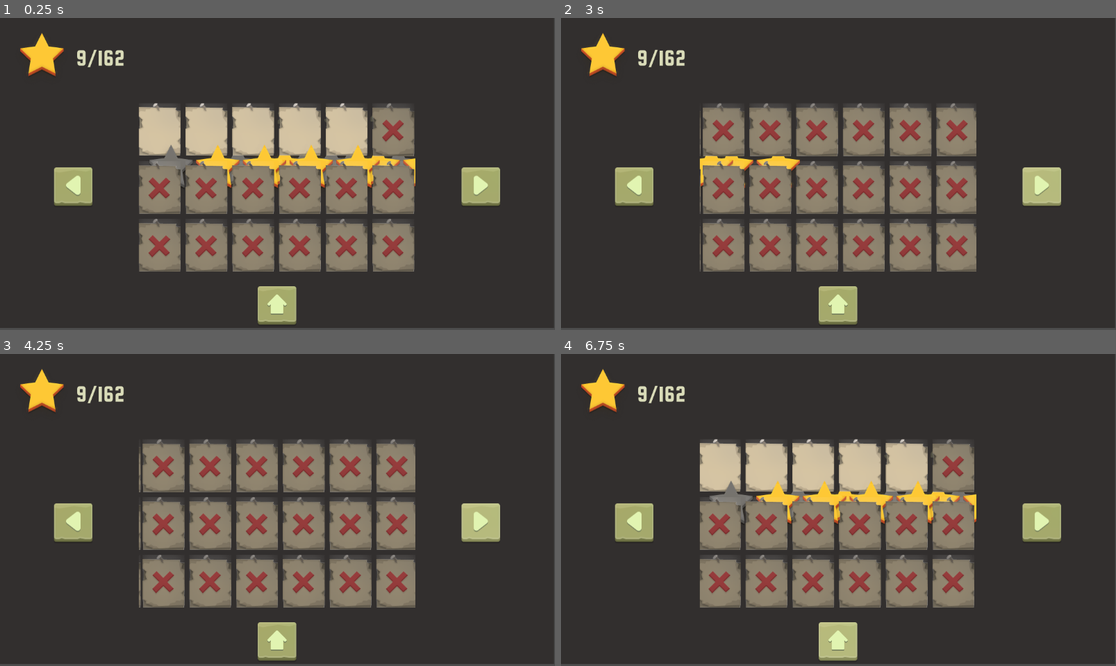
Above: before the commit, frames 1-4 (two rows, left to right).
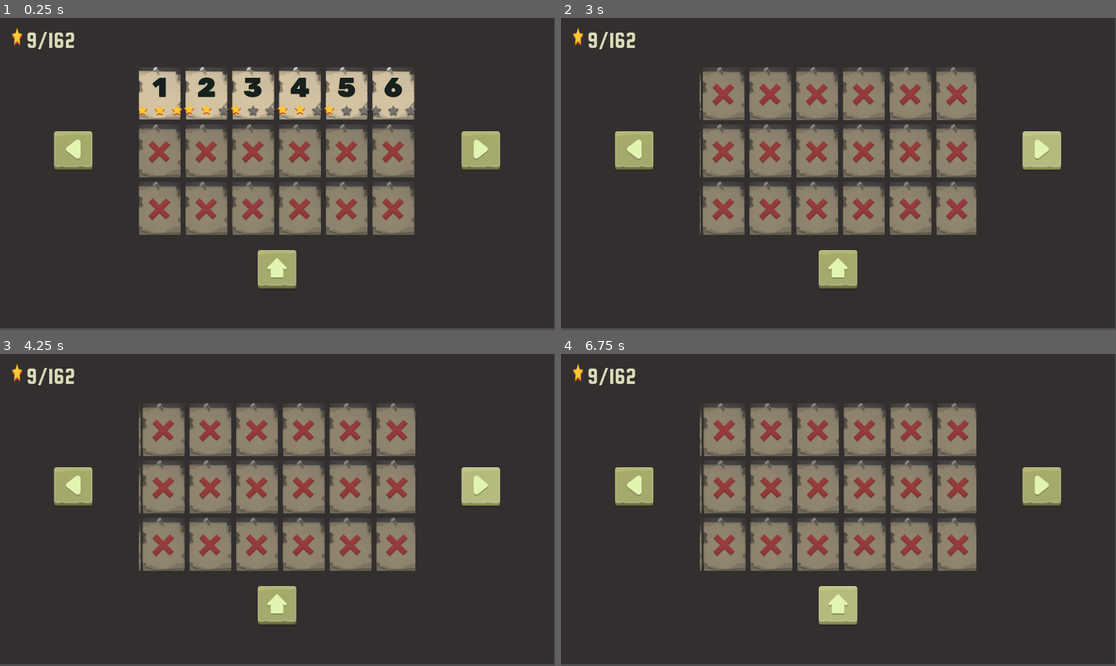
Above: after the commit, the same moments.

Repository: Escape-Game-Jam-2024/Grid-City
Game: Godot game, scene res://scenes/LevelMenu/LevelScreen.tscn
Same seed, same stepped clock (60 frames per second), same inputs: the game is played once before the commit and once after it.
Inputs (mouse positions are in pixels of both pictures, inside the frame that each line leads up to; where the layout moved, square brackets give the same spot in the first picture):
- Up to frame 1 (0.25 s): no input
- Up to frame 2 (3 s): click (721, 92) at 0.5 s, where only the run after the commit has a clickable "1"; click (766, 92) at 1.25 s, where only the run after the commit has a clickable "2"; click (816, 92) at 2 s, where only the run after the commit has a clickable "3"; click (1043, 152) [1043, 186] at 2.75 s
- Up to frame 3 (4.25 s): click (482, 488) [482, 522] at 3.5 s
- Up to frame 4 (6.75 s): click (838, 606) [838, 641] at 4.25 s; click (838, 606) [838, 641] at 5 s; click (1043, 488) [1043, 522] at 5.75 s; click (838, 606) [838, 641] at 6.5 s

The runs differ from the first frame. In frame 1, 29% of the frame differs, in the area x 2-91%, y 3-99%; in frame 2, 26%; in frame 3, 26%; in frame 4, 31%.

Commit message:
getting there

Diff:
--- /dev/null
+++ b/assets/gui/Star/Active.svg
@@ -0,0 +1,64 @@
+<svg width="134" height="127" viewBox="0 0 134 127" fill="none" xmlns="http://www.w3.org/2000/svg">
+<g id="Star/Active">
+<g id="Group">
+<g id="Group_2">
+<g id="Union" filter="url(#filter0_di_462_13700)">
+<path d="M80.9394 47.7434L67.0627 20.2875L53.1861 47.7434L37.1204 50.023V43.1532L22 43V49L44 70L40.8975 93.6276L38.9998 95V101L67.0627 87L95 101L94.9998 95L93.1053 93.6572L90 70L112 49V43L97.0051 43.1532V50.023L80.9394 47.7434Z" fill="#DF572B"/>
+</g>
+<g id="Star" filter="url(#filter1_dii_462_13700)">
+<path d="M67 11L81 39L112 43L90 64L95 95L67 81L39 95L44 64L22 43L53 39L67 11Z" fill="#FEC835"/>
+</g>
+</g>
+<g id="Intersect" style="mix-blend-mode:multiply" opacity="0.3">
+<path fill-rule="evenodd" clip-rule="evenodd" d="M27.5052 48.2548L22 42.9999L39.9936 40.6781L39.1723 42.3194H36.5304L33.8884 44.9594L31.2464 44.2994L27.9439 44.9594V46.9394L27.5052 48.2548Z" fill="#FEC835"/>
+</g>
+<g id="Intersect_2" style="mix-blend-mode:multiply" opacity="0.3">
+<path fill-rule="evenodd" clip-rule="evenodd" d="M70.3059 17.6123L68.8936 18.2026L66.2771 16.8709L63.6096 18.2026H63.3984L66.9997 11L70.3059 17.6123Z" fill="#FEC835"/>
+</g>
+<g id="Intersect_3" style="mix-blend-mode:multiply" opacity="0.3">
+<path fill-rule="evenodd" clip-rule="evenodd" d="M94.1389 89.6606L95.0001 95.0001L82.2793 88.6397L83.7692 87.4724L86.1571 88.6021L89.6755 87.3457L91.7807 89.0719L94.1389 89.6606Z" fill="#FEC835"/>
+</g>
+<g id="Intersect_4" style="mix-blend-mode:multiply" opacity="0.3">
+<path fill-rule="evenodd" clip-rule="evenodd" d="M103.653 41.923L112 43L98.1798 56.1923L98.1367 56.0194L100.144 54.3026L100.433 50.5803L102.869 49.3648L104.948 46.7174L103.66 45.2132L102.873 43.2799C103.103 42.8783 103.368 42.4181 103.653 41.923Z" fill="#FEC835"/>
+</g>
+</g>
+</g>
+<defs>
+<filter id="filter0_di_462_13700" x="22" y="18.7875" width="90" height="85.2125" filterUnits="userSpaceOnUse" color-interpolation-filters="sRGB">
+<feFlood flood-opacity="0" result="BackgroundImageFix"/>
+<feColorMatrix in="SourceAlpha" type="matrix" values="0 0 0 0 0 0 0 0 0 0 0 0 0 0 0 0 0 0 127 0" result="hardAlpha"/>
+<feOffset dy="3"/>
+<feComposite in2="hardAlpha" operator="out"/>
+<feColorMatrix type="matrix" values="0 0 0 0 0 0 0 0 0 0 0 0 0 0 0 0 0 0 0.2 0"/>
+<feBlend mode="normal" in2="BackgroundImageFix" result="effect1_dropShadow_462_13700"/>
+<feBlend mode="normal" in="SourceGraphic" in2="effect1_dropShadow_462_13700" result="shape"/>
+<feColorMatrix in="SourceAlpha" type="matrix" values="0 0 0 0 0 0 0 0 0 0 0 0 0 0 0 0 0 0 127 0" result="hardAlpha"/>
+<feOffset dy="-1.5"/>
+<feGaussianBlur stdDeviation="2.5"/>
+<feComposite in2="hardAlpha" operator="arithmetic" k2="-1" k3="1"/>
+<feColorMatrix type="matrix" values="0 0 0 0 0 0 0 0 0 0 0 0 0 0 0 0 0 0 0.3 0"/>
+<feBlend mode="normal" in2="shape" result="effect2_innerShadow_462_13700"/>
+</filter>
+<filter id="filter1_dii_462_13700" x="0.666666" y="0.333333" width="132.667" height="126.667" filterUnits="userSpaceOnUse" color-interpolation-filters="sRGB">
+<feFlood flood-opacity="0" result="BackgroundImageFix"/>
+<feColorMatrix in="SourceAlpha" type="matrix" values="0 0 0 0 0 0 0 0 0 0 0 0 0 0 0 0 0 0 127 0" result="hardAlpha"/>
+<feOffset dy="10.6667"/>
+<feGaussianBlur stdDeviation="10.6667"/>
+<feColorMatrix type="matrix" values="0 0 0 0 0.199216 0 0 0 0 0.156863 0 0 0 0 0.0415686 0 0 0 0.2295 0"/>
+<feBlend mode="normal" in2="BackgroundImageFix" result="effect1_dropShadow_462_13700"/>
+<feBlend mode="normal" in="SourceGraphic" in2="effect1_dropShadow_462_13700" result="shape"/>
+<feColorMatrix in="SourceAlpha" type="matrix" values="0 0 0 0 0 0 0 0 0 0 0 0 0 0 0 0 0 0 127 0" result="hardAlpha"/>
+<feOffset dy="3.24741"/>
+<feGaussianBlur stdDeviation="1.6237"/>
+<feComposite in2="hardAlpha" operator="arithmetic" k2="-1" k3="1"/>
+<feColorMatrix type="matrix" values="0 0 0 0 1 0 0 0 0 0.829608 0 0 0 0 0.219846 0 0 0 1 0"/>
+<feBlend mode="normal" in2="shape" result="effect2_innerShadow_462_13700"/>
+<feColorMatrix in="SourceAlpha" type="matrix" values="0 0 0 0 0 0 0 0 0 0 0 0 0 0 0 0 0 0 127 0" result="hardAlpha"/>
+<feOffset dy="-3.24741"/>
+<feGaussianBlur stdDeviation="1.6237"/>
+<feComposite in2="hardAlpha" operator="arithmetic" k2="-1" k3="1"/>
+<feColorMatrix type="matrix" values="0 0 0 0 0.924174 0 0 0 0 0.727696 0 0 0 0 0.192839 0 0 0 1 0"/>
+<feBlend mode="normal" in2="effect2_innerShadow_462_13700" result="effect3_innerShadow_462_13700"/>
+</filter>
+</defs>
+</svg>
--- /dev/null
+++ b/assets/gui/Star/Unactive.svg
@@ -0,0 +1,96 @@
+<svg width="134" height="127" viewBox="0 0 134 127" fill="none" xmlns="http://www.w3.org/2000/svg">
+<g id="Star/Unactive">
+<g id="Group">
+<g id="Group_2">
+<g id="Group_3">
+<g id="Union" filter="url(#filter0_di_462_13699)">
+<path d="M80.9394 47.7434L67.0627 20.2875L53.1861 47.7434L37.1204 50.023V43.1532L22 43V49L44 70L40.8975 93.6276L38.9998 95V101L67.0627 87L95 101L94.9998 95L93.1053 93.6572L90 70L112 49V43L97.0051 43.1532V50.023L80.9394 47.7434Z" fill="#DF572B"/>
+</g>
+<g id="Star" filter="url(#filter1_dii_462_13699)">
+<path d="M67 11L81 39L112 43L90 64L95 95L67 81L39 95L44 64L22 43L53 39L67 11Z" fill="#FEC835"/>
+</g>
+</g>
+<g id="Intersect" style="mix-blend-mode:multiply" opacity="0.3">
+<path fill-rule="evenodd" clip-rule="evenodd" d="M27.5052 48.2548L22 42.9999L39.9936 40.6781L39.1723 42.3194H36.5304L33.8884 44.9594L31.2464 44.2994L27.9439 44.9594V46.9394L27.5052 48.2548Z" fill="#FEC835"/>
+</g>
+<g id="Intersect_2" style="mix-blend-mode:multiply" opacity="0.3">
+<path fill-rule="evenodd" clip-rule="evenodd" d="M70.3059 17.6123L68.8936 18.2026L66.2771 16.8709L63.6096 18.2026H63.3984L66.9997 11L70.3059 17.6123Z" fill="#FEC835"/>
+</g>
+<g id="Intersect_3" style="mix-blend-mode:multiply" opacity="0.3">
+<path fill-rule="evenodd" clip-rule="evenodd" d="M94.1389 89.6606L95.0001 95.0001L82.2793 88.6397L83.7692 87.4724L86.1571 88.6021L89.6755 87.3457L91.7807 89.0719L94.1389 89.6606Z" fill="#FEC835"/>
+</g>
+<g id="Intersect_4" style="mix-blend-mode:multiply" opacity="0.3">
+<path fill-rule="evenodd" clip-rule="evenodd" d="M103.653 41.923L112 43L98.1798 56.1923L98.1367 56.0194L100.144 54.3026L100.433 50.5803L102.869 49.3648L104.948 46.7174L103.66 45.2132L102.873 43.2799C103.103 42.8783 103.368 42.4181 103.653 41.923Z" fill="#FEC835"/>
+</g>
+</g>
+<g id="Union_2" style="mix-blend-mode:color" filter="url(#filter2_d_462_13699)">
+<path fill-rule="evenodd" clip-rule="evenodd" d="M81 39L67 11L53 39L22 43V49L43.1614 69.1995L39 94.9999L39 95H38.9998V101L67.0627 87L95 101L94.9998 95H95L90.8386 69.1995L112 49V43L81 39Z" fill="url(#paint0_radial_462_13699)" shape-rendering="crispEdges"/>
+</g>
+<g id="Union_3" style="mix-blend-mode:darken" opacity="0.6" filter="url(#filter3_d_462_13699)">
+<path fill-rule="evenodd" clip-rule="evenodd" d="M81 39L67 11L53 39L22 43V49L43.1614 69.1995L39 94.9999L39 95H38.9998V101L67.0627 87L95 101L94.9998 95H95L90.8386 69.1995L112 49V43L81 39Z" fill="#3E3B37"/>
+</g>
+</g>
+</g>
+<defs>
+<filter id="filter0_di_462_13699" x="22" y="18.7875" width="90" height="85.2125" filterUnits="userSpaceOnUse" color-interpolation-filters="sRGB">
+<feFlood flood-opacity="0" result="BackgroundImageFix"/>
+<feColorMatrix in="SourceAlpha" type="matrix" values="0 0 0 0 0 0 0 0 0 0 0 0 0 0 0 0 0 0 127 0" result="hardAlpha"/>
+<feOffset dy="3"/>
+<feComposite in2="hardAlpha" operator="out"/>
+<feColorMatrix type="matrix" values="0 0 0 0 0 0 0 0 0 0 0 0 0 0 0 0 0 0 0.2 0"/>
+<feBlend mode="normal" in2="BackgroundImageFix" result="effect1_dropShadow_462_13699"/>
+<feBlend mode="normal" in="SourceGraphic" in2="effect1_dropShadow_462_13699" result="shape"/>
+<feColorMatrix in="SourceAlpha" type="matrix" values="0 0 0 0 0 0 0 0 0 0 0 0 0 0 0 0 0 0 127 0" result="hardAlpha"/>
+<feOffset dy="-1.5"/>
+<feGaussianBlur stdDeviation="2.5"/>
+<feComposite in2="hardAlpha" operator="arithmetic" k2="-1" k3="1"/>
+<feColorMatrix type="matrix" values="0 0 0 0 0 0 0 0 0 0 0 0 0 0 0 0 0 0 0.3 0"/>
+<feBlend mode="normal" in2="shape" result="effect2_innerShadow_462_13699"/>
+</filter>
+<filter id="filter1_dii_462_13699" x="0.666666" y="0.333333" width="132.667" height="126.667" filterUnits="userSpaceOnUse" color-interpolation-filters="sRGB">
+<feFlood flood-opacity="0" result="BackgroundImageFix"/>
+<feColorMatrix in="SourceAlpha" type="matrix" values="0 0 0 0 0 0 0 0 0 0 0 0 0 0 0 0 0 0 127 0" result="hardAlpha"/>
+<feOffset dy="10.6667"/>
+<feGaussianBlur stdDeviation="10.6667"/>
+<feColorMatrix type="matrix" values="0 0 0 0 0.199216 0 0 0 0 0.156863 0 0 0 0 0.0415686 0 0 0 0.2295 0"/>
+<feBlend mode="normal" in2="BackgroundImageFix" result="effect1_dropShadow_462_13699"/>
+<feBlend mode="normal" in="SourceGraphic" in2="effect1_dropShadow_462_13699" result="shape"/>
+<feColorMatrix in="SourceAlpha" type="matrix" values="0 0 0 0 0 0 0 0 0 0 0 0 0 0 0 0 0 0 127 0" result="hardAlpha"/>
+<feOffset dy="3.24741"/>
+<feGaussianBlur stdDeviation="1.6237"/>
+<feComposite in2="hardAlpha" operator="arithmetic" k2="-1" k3="1"/>
+<feColorMatrix type="matrix" values="0 0 0 0 1 0 0 0 0 0.829608 0 0 0 0 0.219846 0 0 0 1 0"/>
+<feBlend mode="normal" in2="shape" result="effect2_innerShadow_462_13699"/>
+<feColorMatrix in="SourceAlpha" type="matrix" values="0 0 0 0 0 0 0 0 0 0 0 0 0 0 0 0 0 0 127 0" result="hardAlpha"/>
+<feOffset dy="-3.24741"/>
+<feGaussianBlur stdDeviation="1.6237"/>
+<feComposite in2="hardAlpha" operator="arithmetic" k2="-1" k3="1"/>
+<feColorMatrix type="matrix" values="0 0 0 0 0.924174 0 0 0 0 0.727696 0 0 0 0 0.192839 0 0 0 1 0"/>
+<feBlend mode="normal" in2="effect2_innerShadow_462_13699" result="effect3_innerShadow_462_13699"/>
+</filter>
+<filter id="filter2_d_462_13699" x="18" y="9" width="98" height="98" filterUnits="userSpaceOnUse" color-interpolation-filters="sRGB">
+<feFlood flood-opacity="0" result="BackgroundImageFix"/>
+<feColorMatrix in="SourceAlpha" type="matrix" values="0 0 0 0 0 0 0 0 0 0 0 0 0 0 0 0 0 0 127 0" result="hardAlpha"/>
+<feOffset dy="2"/>
+<feGaussianBlur stdDeviation="2"/>
+<feComposite in2="hardAlpha" operator="out"/>
+<feColorMatrix type="matrix" values="0 0 0 0 0 0 0 0 0 0 0 0 0 0 0 0 0 0 0.25 0"/>
+<feBlend mode="normal" in2="BackgroundImageFix" result="effect1_dropShadow_462_13699"/>
+<feBlend mode="normal" in="SourceGraphic" in2="effect1_dropShadow_462_13699" result="shape"/>
+</filter>
+<filter id="filter3_d_462_13699" x="18" y="9" width="98" height="98" filterUnits="userSpaceOnUse" color-interpolation-filters="sRGB">
+<feFlood flood-opacity="0" result="BackgroundImageFix"/>
+<feColorMatrix in="SourceAlpha" type="matrix" values="0 0 0 0 0 0 0 0 0 0 0 0 0 0 0 0 0 0 127 0" result="hardAlpha"/>
+<feOffset dy="2"/>
+<feGaussianBlur stdDeviation="2"/>
+<feComposite in2="hardAlpha" operator="out"/>
+<feColorMatrix type="matrix" values="0 0 0 0 0 0 0 0 0 0 0 0 0 0 0 0 0 0 0.25 0"/>
+<feBlend mode="normal" in2="BackgroundImageFix" result="effect1_dropShadow_462_13699"/>
+<feBlend mode="normal" in="SourceGraphic" in2="effect1_dropShadow_462_13699" result="shape"/>
+</filter>
+<radialGradient id="paint0_radial_462_13699" cx="0" cy="0" r="1" gradientUnits="userSpaceOnUse" gradientTransform="translate(67 56) rotate(90) scale(45)">
+<stop stop-color="#0A0A0A" stop-opacity="0.91"/>
+<stop offset="1" stop-color="#0A0A0A"/>
+</radialGradient>
+</defs>
+</svg>
--- a/scenes/LevelMenu/levelBox.tscn
+++ b/scenes/LevelMenu/levelBox.tscn
@@ -1,36 +1,44 @@
-[gd_scene load_steps=6 format=3 uid="uid://bishkhguvrqql"]
+[gd_scene load_steps=7 format=3 uid="uid://coy3qum8136og"]
 
 [ext_resource type="Script" path="res://scripts/LevelMenu/levelBox.gd" id="1_ep3dg"]
 [ext_resource type="FontFile" uid="uid://bbetws86nfi02" path="res://assets/fonts/rubik/Rubik-Black.ttf" id="2_87oco"]
+[ext_resource type="Texture2D" uid="uid://ltp42yenco57" path="res://assets/gui/Level/Button/Locked.png" id="2_e11qe"]
 [ext_resource type="Texture2D" uid="uid://dckamu805k5i6" path="res://assets/gui/Level/Button/Dummy.png" id="2_vxbwv"]
 [ext_resource type="PackedScene" uid="uid://bbemddlera173" path="res://scenes/LevelMenu/starBar.tscn" id="4_umw1c"]
 
-[sub_resource type="LabelSettings" id="LabelSettings_tvnaw"]
+[sub_resource type="LabelSettings" id="LabelSettings_2esnd"]
 font = ExtResource("2_87oco")
-font_size = 45
-font_color = Color(0.309804, 0.301961, 0.254902, 1)
+font_size = 56
+font_color = Color(0.0862745, 0.12549, 0.113725, 1)
 
-[node name="LevelBox" type="TextureRect"]
-offset_right = 88.0
-offset_bottom = 109.0
-texture = ExtResource("2_vxbwv")
-stretch_mode = 2
+[node name="LevelBox" type="TextureButton"]
+texture_normal = ExtResource("2_vxbwv")
+texture_disabled = ExtResource("2_e11qe")
 script = ExtResource("1_ep3dg")
 
-[node name="VBoxContainer" type="VBoxContainer" parent="."]
-layout_mode = 0
-offset_right = 40.0
-offset_bottom = 40.0
-theme_override_constants/separation = 20
-alignment = 2
-
-[node name="Label" type="Label" parent="VBoxContainer"]
-layout_mode = 2
+[node name="Label" type="Label" parent="."]
+layout_mode = 1
+anchors_preset = 10
+anchor_right = 1.0
+offset_top = 9.0
+offset_bottom = 66.0
+grow_horizontal = 2
 text = "1"
-label_settings = SubResource("LabelSettings_tvnaw")
+label_settings = SubResource("LabelSettings_2esnd")
 horizontal_alignment = 1
 vertical_alignment = 1
 
-[node name="StarBar" parent="VBoxContainer" instance=ExtResource("4_umw1c")]
-clip_contents = true
-layout_mode = 2
+[node name="StarBar" parent="." instance=ExtResource("4_umw1c")]
+layout_mode = 1
+anchors_preset = 12
+anchor_top = 1.0
+anchor_right = 1.0
+anchor_bottom = 1.0
+offset_left = 0.0
+offset_top = -30.0
+offset_right = 0.0
+offset_bottom = 0.0
+grow_horizontal = 2
+grow_vertical = 0
+
+[connection signal="gui_input" from="." to="." method="_on_gui_input"]
--- a/scenes/LevelMenu/levelBox_Old.tscn
+++ /dev/null
@@ -1,54 +0,0 @@
-[gd_scene load_steps=9 format=3 uid="uid://bi5nmlg7xup5c"]
-
-[ext_resource type="Script" path="res://scripts/LevelMenu/levelBox.gd" id="1_jinj8"]
-[ext_resource type="Texture2D" uid="uid://dckamu805k5i6" path="res://assets/gui/Level/Button/Dummy.png" id="2_xiqq6"]
-[ext_resource type="FontFile" uid="uid://pf7m2v35pv56" path="res://assets/fonts/squada-one/SquadaOne-Regular.ttf" id="3_0rnoy"]
-[ext_resource type="Texture2D" uid="uid://ltp42yenco57" path="res://assets/gui/Level/Button/Locked.png" id="5_galdh"]
-[ext_resource type="PackedScene" uid="uid://bbemddlera173" path="res://scenes/LevelMenu/starBar.tscn" id="6_sf62x"]
-
-[sub_resource type="StyleBoxFlat" id="StyleBoxFlat_6cptf"]
-bg_color = Color(0.615771, 0.622087, 0.318387, 1)
-border_width_left = 10
-border_width_top = 10
-border_width_right = 10
-border_width_bottom = 10
-
-[sub_resource type="LabelSettings" id="LabelSettings_k7ugd"]
-font = ExtResource("3_0rnoy")
-font_size = 64
-
-[sub_resource type="ShaderMaterial" id="ShaderMaterial_rk6xb"]
-
-[node name="LevelBox_Old" type="PanelContainer"]
-clip_contents = true
-custom_minimum_size = Vector2(110, 110)
-theme_override_styles/panel = SubResource("StyleBoxFlat_6cptf")
-script = ExtResource("1_jinj8")
-
-[node name="TextureRect" type="TextureRect" parent="."]
-visible = false
-layout_mode = 2
-texture = ExtResource("2_xiqq6")
-
-[node name="Label" type="Label" parent="."]
-layout_mode = 2
-text = "2"
-label_settings = SubResource("LabelSettings_k7ugd")
-horizontal_alignment = 1
-vertical_alignment = 1
-
-[node name="MarginContainer" type="MarginContainer" parent="."]
-layout_mode = 2
-
-[node name="Lock" type="TextureRect" parent="MarginContainer"]
-visible = false
-material = SubResource("ShaderMaterial_rk6xb")
-layout_mode = 2
-texture = ExtResource("5_galdh")
-expand_mode = 3
-
-[node name="StarBar" parent="." instance=ExtResource("6_sf62x")]
-custom_minimum_size = Vector2(50, 0)
-layout_mode = 2
-
-[connection signal="gui_input" from="." to="." method="_on_gui_input"]
--- a/scenes/LevelMenu/levelGrid.tscn
+++ b/scenes/LevelMenu/levelGrid.tscn
@@ -12,51 +12,68 @@
 
 [node name="LevelBox2" parent="." instance=ExtResource("1_wmk7q")]
 layout_mode = 2
+disabled = true
 
 [node name="LevelBox3" parent="." instance=ExtResource("1_wmk7q")]
 layout_mode = 2
+disabled = true
 
 [node name="LevelBox4" parent="." instance=ExtResource("1_wmk7q")]
 layout_mode = 2
+disabled = true
 
 [node name="LevelBox5" parent="." instance=ExtResource("1_wmk7q")]
 layout_mode = 2
+disabled = true
 
 [node name="LevelBox6" parent="." instance=ExtResource("1_wmk7q")]
 layout_mode = 2
+disabled = true
 
 [node name="LevelBox7" parent="." instance=ExtResource("1_wmk7q")]
 layout_mode = 2
+disabled = true
 
 [node name="LevelBox8" parent="." instance=ExtResource("1_wmk7q")]
 layout_mode = 2
+disabled = true
 
 [node name="LevelBox9" parent="." instance=ExtResource("1_wmk7q")]
 layout_mode = 2
+disabled = true
 
 [node name="LevelBox10" parent="." instance=ExtResource("1_wmk7q")]
 layout_mode = 2
+disabled = true
 
 [node name="LevelBox11" parent="." instance=ExtResource("1_wmk7q")]
 layout_mode = 2
+disabled = true
 
 [node name="LevelBox12" parent="." instance=ExtResource("1_wmk7q")]
 layout_mode = 2
+disabled = true
 
 [node name="LevelBox13" parent="." instance=ExtResource("1_wmk7q")]
 layout_mode = 2
+disabled = true
 
 [node name="LevelBox14" parent="." instance=ExtResource("1_wmk7q")]
 layout_mode = 2
+disabled = true
 
 [node name="LevelBox15" parent="." instance=ExtResource("1_wmk7q")]
 layout_mode = 2
+disabled = true
 
 [node name="LevelBox16" parent="." instance=ExtResource("1_wmk7q")]
 layout_mode = 2
+disabled = true
 
 [node name="LevelBox17" parent="." instance=ExtResource("1_wmk7q")]
 layout_mode = 2
+disabled = true
 
 [node name="LevelBox18" parent="." instance=ExtResource("1_wmk7q")]
 layout_mode = 2
+disabled = true
--- a/scenes/LevelMenu/levelMenu.tscn
+++ b/scenes/LevelMenu/levelMenu.tscn
@@ -2,7 +2,7 @@
 
 [ext_resource type="PackedScene" uid="uid://ti5oj1f382d2" path="res://scenes/LevelMenu/levelGrid.tscn" id="1_1je0k"]
 [ext_resource type="Script" path="res://scripts/LevelMenu/levelMenu.gd" id="1_uhq6v"]
-[ext_resource type="Texture2D" uid="uid://ccrxh5uf3qd4u" path="res://assets/gui/Star/Active.png" id="2_chu4m"]
+[ext_resource type="Texture2D" uid="uid://5tblekd1u020" path="res://assets/gui/Level/Star/Active.png" id="2_4xpsp"]
 [ext_resource type="Texture2D" uid="uid://dishh5sqiw4qd" path="res://assets/gui/Buttons/Square/ArrowLeft-Bold/Default.png" id="3_vnp70"]
 [ext_resource type="FontFile" uid="uid://pf7m2v35pv56" path="res://assets/fonts/squada-one/SquadaOne-Regular.ttf" id="3_wfbo7"]
 [ext_resource type="Texture2D" uid="uid://e85up2uhgo0x" path="res://assets/gui/Buttons/Square/ArrowLeft-Bold/Hover.png" id="4_ankan"]
@@ -36,8 +36,7 @@
 
 [node name="Star" type="TextureRect" parent="VBoxContainer/StarCounter"]
 layout_mode = 2
-texture = ExtResource("2_chu4m")
-stretch_mode = 2
+texture = ExtResource("2_4xpsp")
 
 [node name="Content" type="HBoxContainer" parent="VBoxContainer/StarCounter"]
 layout_mode = 2
@@ -105,4 +104,3 @@
 
 [connection signal="pressed" from="VBoxContainer/HBoxContainer/BackButton" to="." method="_on_BackButton_pressed"]
 [connection signal="pressed" from="VBoxContainer/HBoxContainer/NextButton" to="." method="_on_NextButton_pressed"]
-[connection signal="pressed" from="VBoxContainer/HomeButton" to="." method="_on_BackButton_pressed"]
--- a/scenes/LevelMenu/starBar.tscn
+++ b/scenes/LevelMenu/starBar.tscn
@@ -6,6 +6,10 @@
 [sub_resource type="Theme" id="Theme_fbtx4"]
 
 [node name="starBar" type="HBoxContainer"]
+offset_left = 178.0
+offset_top = 112.0
+offset_right = 281.0
+offset_bottom = 142.0
 theme_override_constants/separation = 5
 script = ExtResource("1_mumun")
 
--- a/scripts/LevelMenu/levelBox.gd
+++ b/scripts/LevelMenu/levelBox.gd
@@ -1,5 +1,5 @@
 @tool
-extends TextureRect
+extends TextureButton
 
 signal level_selected
 
@@ -10,8 +10,8 @@
 @export var stars = 1:
 	set = set_stars
 
-@onready var label = $VBoxContainer/Label
-@onready var starBar = $VBoxContainer/StarBar
+@onready var label = $Label
+@onready var starBar = $StarBar
 
 var unlocked_level = preload("res://assets/gui/Level/Button/Dummy.png")
 var locked_level = preload("res://assets/gui/Level/Button/Locked.png")
@@ -21,11 +21,11 @@
 	if not is_inside_tree():
 		await ready
 	if(locked):
-		self.texture = locked_level
+		self.disabled = true
 		label.visible = false
 		starBar.visible = false
 	else:
-		self.texture = unlocked_level
+		self.disabled = false
 		label.visible = true
 		starBar.visible = true
 
--- a/scripts/LevelMenu/levelMenu.gd
+++ b/scripts/LevelMenu/levelMenu.gd
@@ -10,7 +10,7 @@
 @onready var stars_label = $VBoxContainer/StarCounter/Content/Stars
 @onready var total_stars_label = $VBoxContainer/StarCounter/Content/TotalStars
 
-var level_stars = [0,2,1,3,3]
+var level_stars = [3,2,1,2,1,0]
 func _ready():
 	# Number all the level boxes
 	num_grids = gridbox.get_child_count()
--- a/scripts/LevelMenu/starBar.gd
+++ b/scripts/LevelMenu/starBar.gd
@@ -1,7 +1,7 @@
 extends HBoxContainer
 
-var active_star = preload("res://assets/gui/Star/Active.png")
-var unactive_star = preload("res://assets/gui/Star/Unactive.png")
+var active_star = preload("res://assets/gui/Level/Star/Active.png")
+var unactive_star = preload("res://assets/gui/Level/Star/Unactive.png")
 
 func update_stars(value):
 	var num_stars = clamp(value, 0, 3)
Not shown: 1 places in scenes/LevelMenu/levelGrid.tscn that only renumber resources
